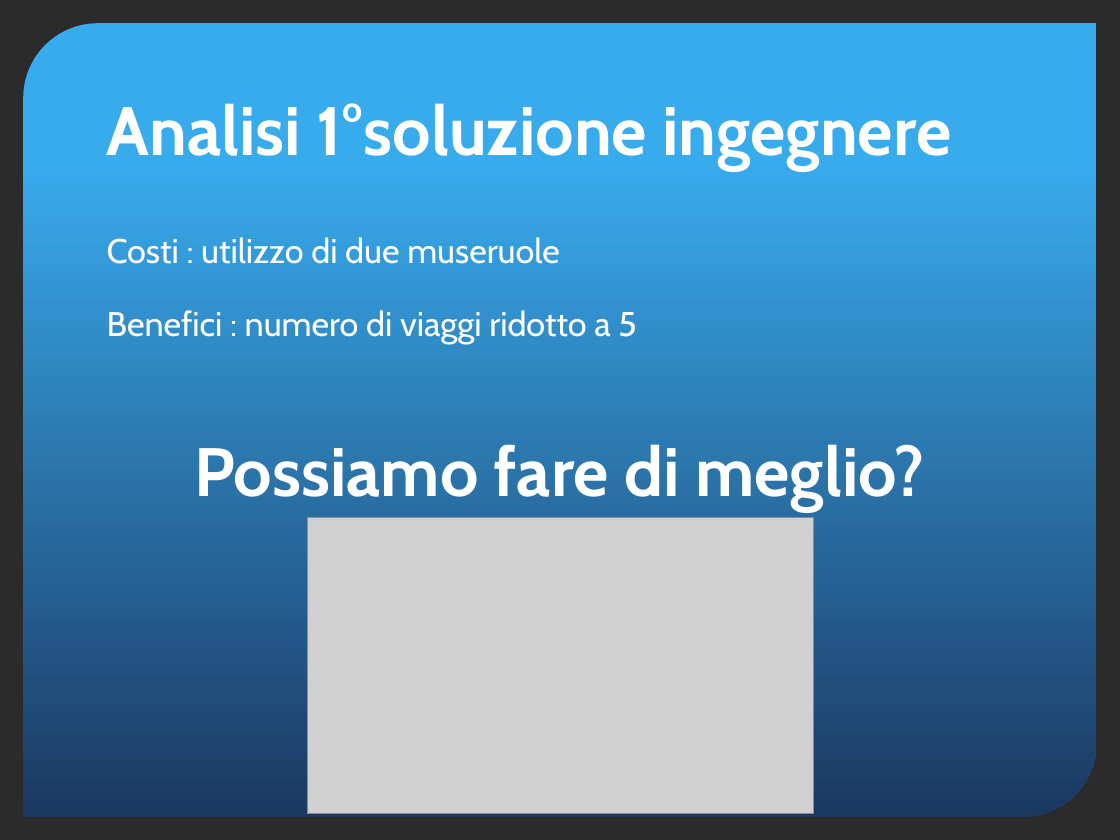
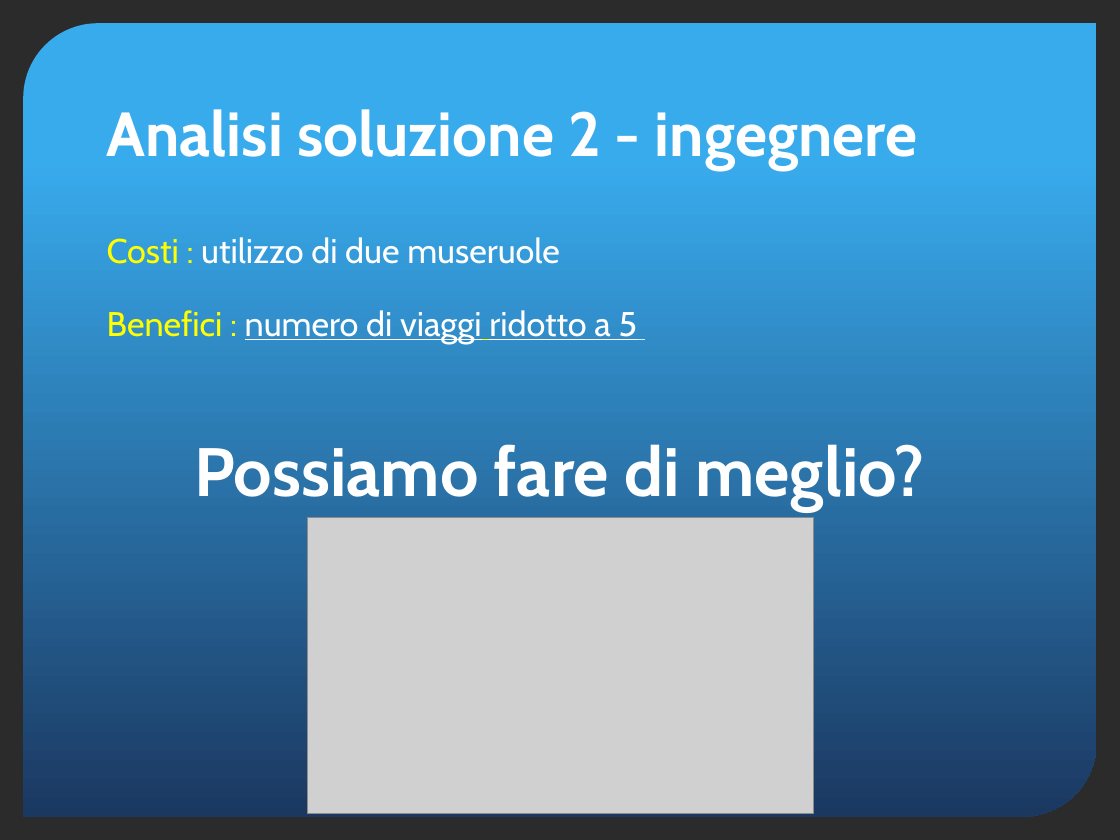
Before and after one commit to yan0z/ISW, a slide deck: slide 16 of Quesito 4 Team/Quesito4-presentazione.pptx (slide 12 before the commit). Drawn at 1120x840 pixels with LibreOffice and Linux fonts; fonts in the diff are those of the drawing; grey boxes stand for pictures; background and template pictures are left out; a plain dark background stands for a picture behind light text. Boxes give left, top, right and bottom in pixels: in the first picture for what was removed or moved away, otherwise in the second. Text is boxed around its words. In the diff, an @@ line names an element or a change of style, - is before the commit and + after.

```diff
--- a/Quesito 4 Team/Quesito4-presentazione.pptx
+++ b/Quesito 4 Team/Quesito4-presentazione.pptx
@@ title at (107, 109, 917, 170): text changed; size 44 to 40 pt @@
-Analisi 1°soluzione ingegnere
+Analisi soluzione 2 - ingegnere
@@ text "Costi : utilizzo di due ..." at (107, 237, 638, 344): text colour #FFFFFF to #FFFF00 in "Costi :", "Benefici :"; underline on in "numero di viaggi ridotto a 5" @@
```
Also in this commit, not shown: 9 other slides changed, 7 slides added.
